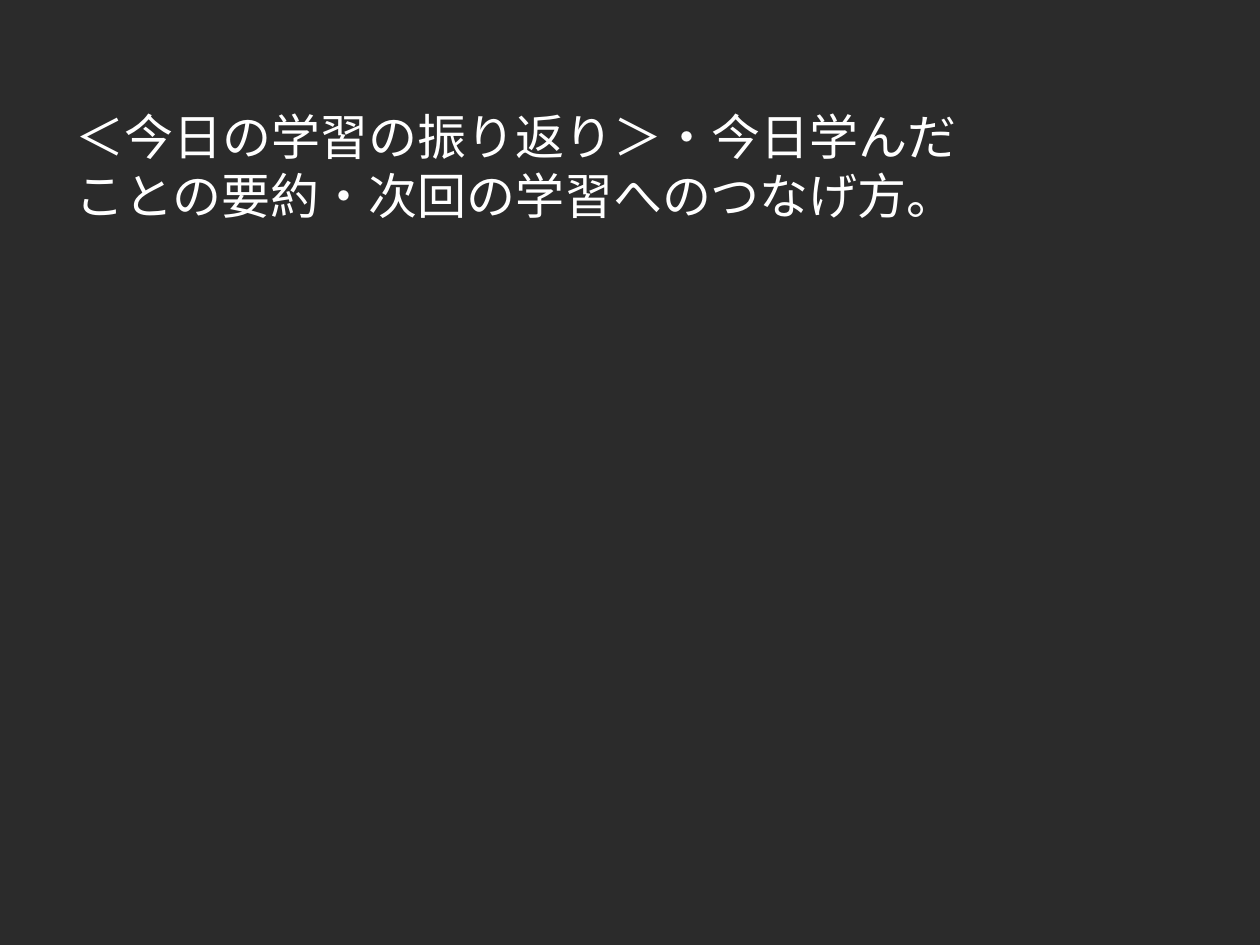
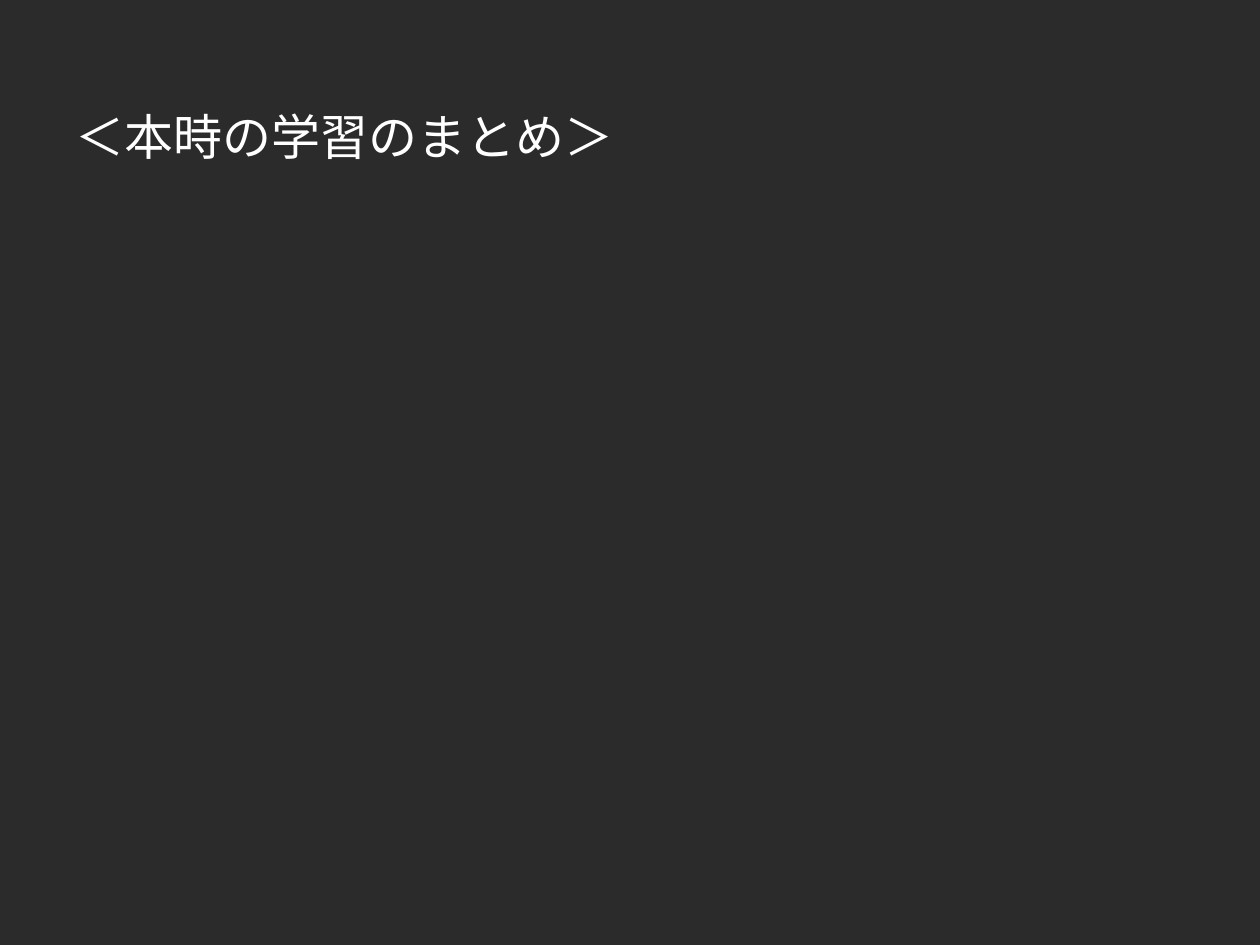
Before and after one commit to moriten0318/AITeacher_python, a slide deck: slide 8 of test_presentation.pptx (slide 7 before the commit). Drawn at 1260x945 pixels with LibreOffice and Linux fonts; fonts in the diff are those of the drawing; background and template pictures are left out; a plain dark background stands for a picture behind light text. Boxes give left, top, right and bottom in pixels: in the first picture for what was removed or moved away, otherwise in the second. Text is boxed around its words. In the diff, an @@ line names an element or a change of style, - is before the commit and + after.

```diff
--- a/test_presentation.pptx
+++ b/test_presentation.pptx
@@ text at box(75, 113, 613, 159): text changed @@
-＜今日の学習の振り返り＞・今日学んだ
-ことの要約・次回の学習へのつなげ方。
+＜本時の学習のまとめ＞
```
Also in this commit, not shown: 6 other slides changed, 1 slide added, 54 other files.
